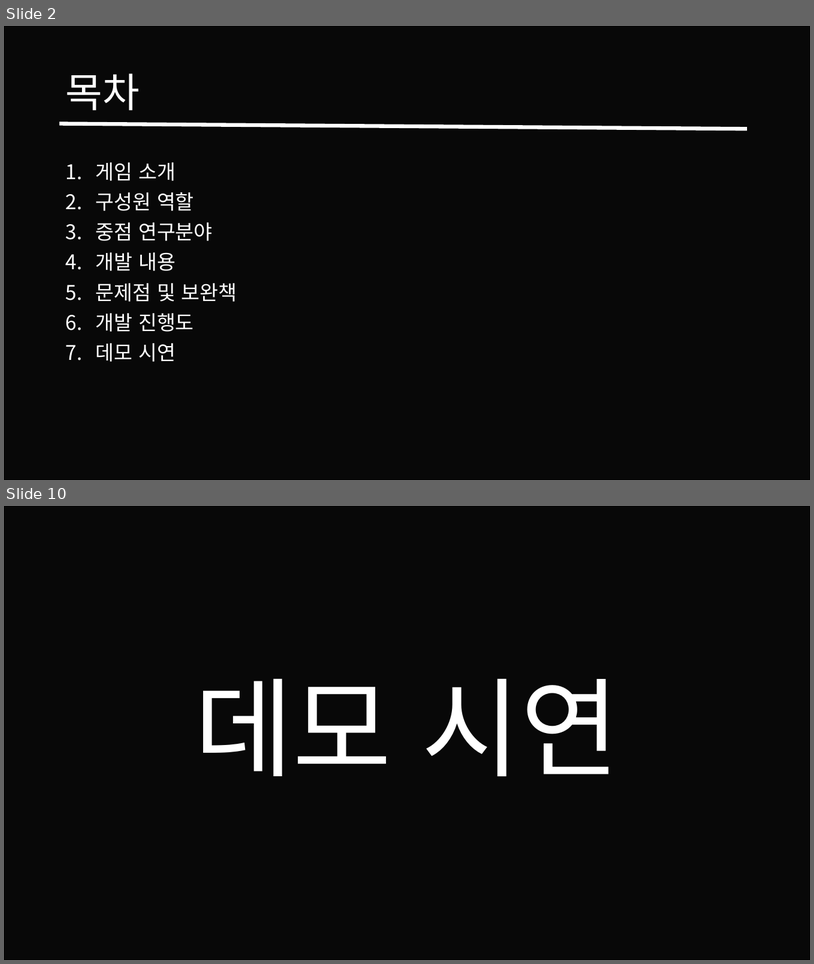
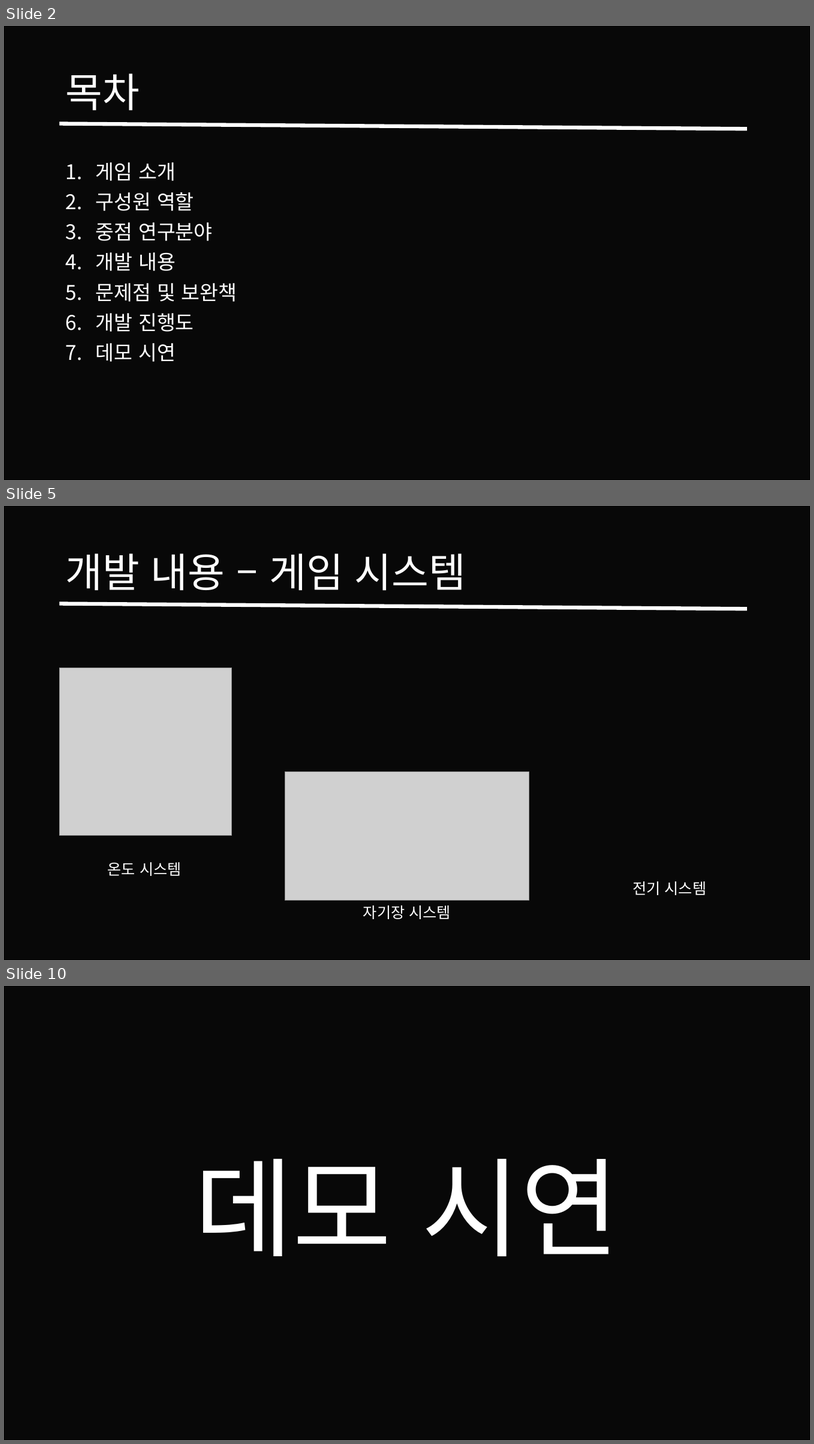
Before and after one commit to Theredhawksings/material, a slide deck: Weekly_Log/HG/프로젝트오푸스_송형규_신성재_중간발표.pptx. Shown one above the other, each under a label of ours: slides 2 and 10 before the commit, slides 2, 5 and 10 after it; the slides between them are not shown. The pictures are 814x964 and 814x1444 pixels, drawn with LibreOffice and Linux fonts; fonts in the diff are those of the drawing; grey boxes stand for pictures; background and template pictures are left out; a plain dark background stands for a picture behind light text. Boxes give left, top, right and bottom in pixels: in the first picture for what was removed or moved away, otherwise in the second. Text is boxed around its words. In the diff, an @@ line names an element or a change of style, - is before the commit and + after.

```diff
--- a/Weekly_Log/HG/프로젝트오푸스_송형규_신성재_중간발표.pptx
+++ b/Weekly_Log/HG/프로젝트오푸스_송형규_신성재_중간발표.pptx
@@ slide 5 added at (4, 506, 810, 960), background picture (left out) @@
@@ rectangle added at (4, 506, 810, 960), fill #000000 at 80% opacity, outline #000000 1.5 pt @@
@@ title added at (65, 553, 466, 591), 48 pt, text #FFFFFF @@
+개발 내용 – 게임 시스템
@@ line added from (60, 603) to (747, 609), #FFFFFF 4.5 pt @@
@@ picture added at (60, 667, 232, 835) @@
@@ picture added at (285, 772, 529, 900) @@
@@ text added at (108, 862, 182, 876), 18 pt, text #FFFFFF @@
+온도 시스템
@@ text added at (633, 881, 707, 895), 18 pt, text #FFFFFF @@
+전기 시스템
@@ text added at (363, 905, 452, 919), 18 pt, text #FFFFFF @@
+자기장 시스템
```
Also in this commit, not shown: 5 slides changed, 1 other slide added, 3 slides removed, 1 other file.
